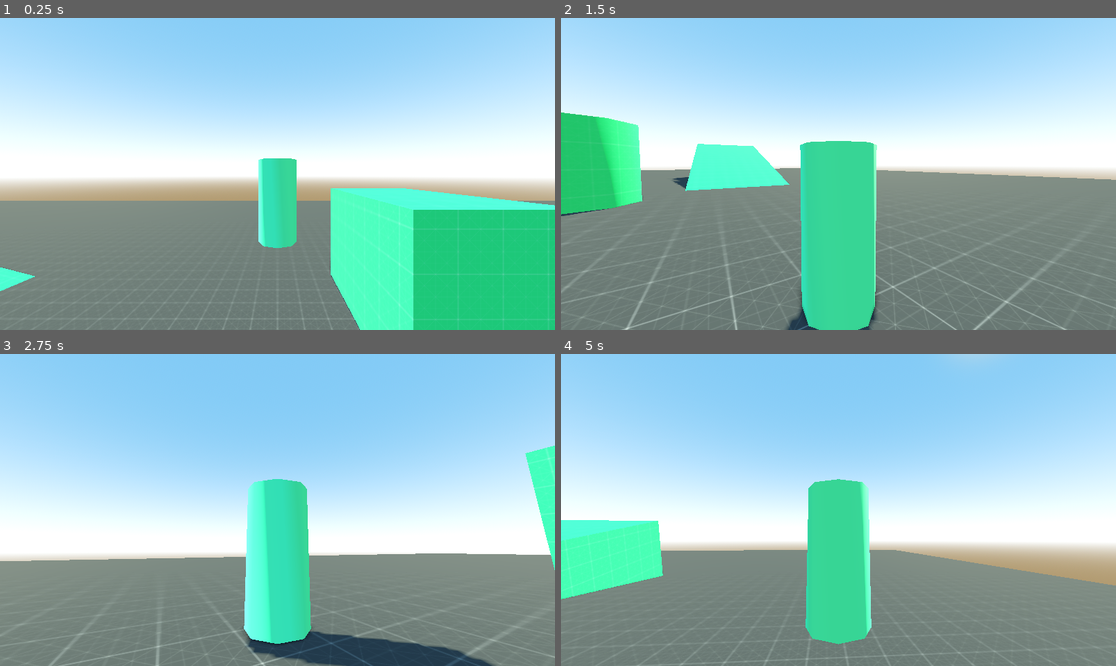
Above: before the commit, frames 1-4 (two rows, left to right).
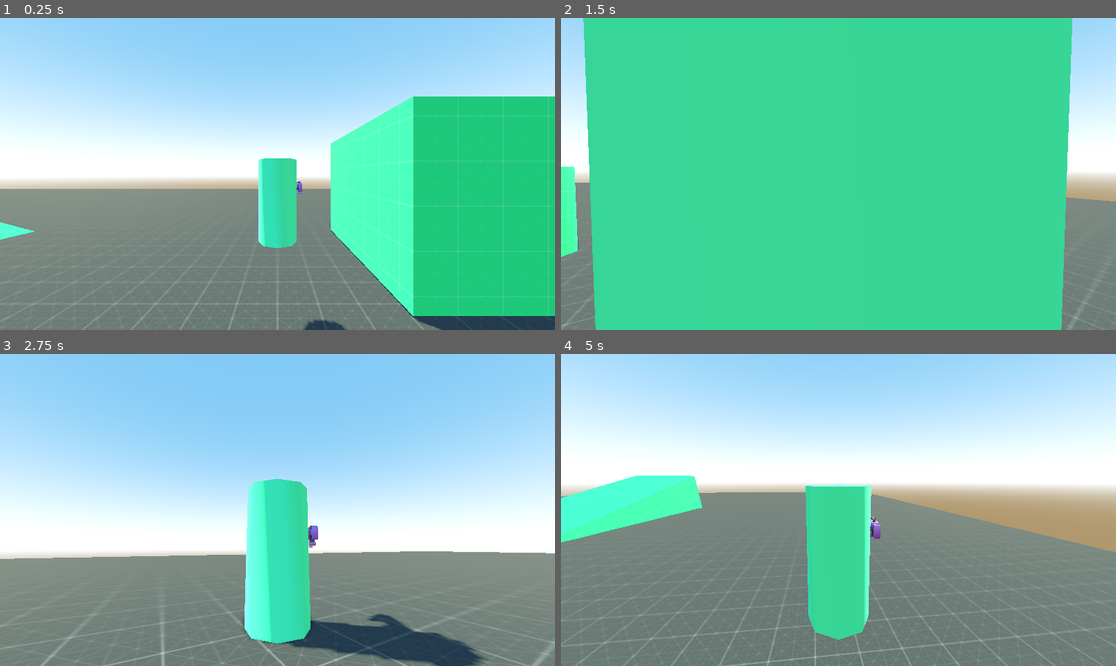
Above: after the commit, the same moments.

Repository: NajeebFarhan/3d-game-controller-godot-practice
Game: Godot game, scene res://scenes/level.tscn
Same seed, same stepped clock (60 frames per second), same inputs: the game is played once before the commit and once after it. Before the commit the project starts from res://level.tscn.
Inputs (mouse positions are in pixels of both pictures, inside the frame that each line leads up to):
- Up to frame 1 (0.25 s): no input
- Up to frame 2 (1.5 s): move the mouse to (866, 174) at 0.52 s; hold Mouse wheel up (zoom_in) 0.53-1.28 s; hold W (move_forward) from 0.53 s (still down); tap Space (jump) at 0.77 s; tap Mouse wheel down (zoom_out) at 0.8, 1.35 s; move the mouse to (810, 174) at 1.27 s
- Up to frame 3 (2.75 s): keep holding W (move_forward); tap Space (jump) at 1.52 s; tap Mouse wheel up (zoom_in) at 1.55 s; move the mouse to (288, 503) at 2.02 s; hold Mouse wheel up (zoom_in) from 2.03 s (still down); tap Mouse wheel down (zoom_out) at 2.3 s
- Up to frame 4 (5 s): keep holding W (move_forward); move the mouse to (832, 516) at 2.77 s; release Mouse wheel up (zoom_in) at 2.78 s; tap Mouse wheel down (zoom_out) at 2.85, 3.8, 4.35 s; tap Space (jump) at 3.02, 3.77, 4.52 s; tap Mouse wheel up (zoom_in) at 3.05, 4.55 s; move the mouse to (877, 513) at 3.52 s; hold Mouse wheel up (zoom_in) 3.53-4.28 s; move the mouse to (794, 506) at 4.27 s

The runs differ from the first frame. In frame 1, 19% of the frame differs, in the area x 0-100%, y 25-100%; in frame 2, 81%, in the area x 0-100%, y 0-100%; in frame 3, 5.3%; in frame 4, 62%.

Commit message:
controller done

Diff:
--- a/controller.gd
+++ b/controller.gd
@@ -8,21 +8,20 @@
 @export var max_zoom = 8
 @export var min_zoom = 3
 
+@onready var camera = $CameraOrigin
+@onready var springarm = $CameraOrigin/SpringArm3D
 
 func view_orientation(x: float, y: float):
-	var camera = $CameraOrigin
 	var strength_x = deg_to_rad(x * sensitivity)
 	var strength_y = deg_to_rad(y * sensitivity)
 
-	rotate_y(strength_x)
-
+	camera.rotate_y(strength_x)
 	camera.rotate_x(strength_y)
 	camera.rotation.x = clamp(camera.rotation.x, -PI/6, PI/6)
+	camera.rotation.z = 0
 
 
 func zoom(zoom_in_strength: float, zoom_out_strength: float):
-	var springarm = $CameraOrigin/SpringArm3D
-
 	springarm.spring_length -= zoom_sensitivity * zoom_in_strength
 	springarm.spring_length += zoom_sensitivity * zoom_out_strength
 
@@ -82,13 +81,18 @@
 
 	jump()
 
-	var direction = transform.basis * Vector3(
-		input_vector.x, 0, input_vector.y
-	).normalized()
+	var input_dir = Vector3(input_vector.x, 0, input_vector.y)
 
-	if direction and is_on_floor():
-		velocity.x = direction.x * speed
-		velocity.z = direction.z * speed
+	var cam_basis = camera.global_basis
+
+	var move_dir = cam_basis * input_dir
+	move_dir.y = 0
+
+	if move_dir and is_on_floor():
+		$Shape.rotation.y = -atan2(move_dir.x, -move_dir.z)
+
+		velocity.x = move_dir.x * speed
+		velocity.z = move_dir.z * speed
 	elif is_on_floor():
 		velocity.x = move_toward(velocity.x, 0, speed)
 		velocity.z = move_toward(velocity.z, 0, speed)
--- /dev/null
+++ b/scenes/gun.tscn
@@ -0,0 +1,7 @@
+[gd_scene format=3 uid="uid://bjm0hbcnli33h"]
+
+[ext_resource type="PackedScene" uid="uid://botdvkn88uh76" path="res://GLB format/blaster-d.glb" id="1_x77fm"]
+
+[node name="Gun" type="Node3D" unique_id=1027060284]
+
+[node name="blaster-d2" parent="." unique_id=1701877467 instance=ExtResource("1_x77fm")]
--- a/level.tscn
+++ b/scenes/level.tscn
@@ -1,8 +1,8 @@
 [gd_scene format=3 uid="uid://gg8yyqrkvgae"]
 
 [ext_resource type="Texture2D" uid="uid://78pehu0r5g6w" path="res://third_person_controller_assets-main/textures/grids/Dark/texture_04.png" id="1_oi3di"]
-[ext_resource type="Script" uid="uid://cojsv4bdfn3fl" path="res://controller.gd" id="1_u52ul"]
 [ext_resource type="Texture2D" uid="uid://dqgbgrchvfwve" path="res://third_person_controller_assets-main/textures/grids/Green/texture_05.png" id="2_0b4ue"]
+[ext_resource type="PackedScene" uid="uid://dyq6ayrwotai4" path="res://scenes/player.tscn" id="3_w8frs"]
 
 [sub_resource type="ProceduralSkyMaterial" id="ProceduralSkyMaterial_4xowi"]
 sky_top_color = Color(0.3915484, 0.66075337, 0.9182966, 1)
@@ -35,11 +35,6 @@
 [sub_resource type="StandardMaterial3D" id="StandardMaterial3D_km5ld"]
 albedo_texture = ExtResource("2_0b4ue")
 uv1_triplanar = true
-
-[sub_resource type="StandardMaterial3D" id="StandardMaterial3D_a202f"]
-albedo_color = Color(0.21960784, 0.95686275, 0.6666667, 1)
-
-[sub_resource type="CapsuleShape3D" id="CapsuleShape3D_4xowi"]
 
 [node name="Level" type="Node3D" unique_id=6446319]
 
@@ -77,24 +72,5 @@
 use_collision = true
 size = Vector3(17.613281, 5, 7)
 
-[node name="CharacterBody3D" type="CharacterBody3D" parent="." unique_id=1598178332]
-transform = Transform3D(1, 0, 0, 0, 1, 0, 0, 0, 1, 0, 5.782106, 0)
-script = ExtResource("1_u52ul")
-speed = 8.0
-metadata/_edit_group_ = true
-
-[node name="CSGCylinder3D" type="CSGCylinder3D" parent="CharacterBody3D" unique_id=851244680]
-radius = 0.46191406
-height = 2.0107422
-material = SubResource("StandardMaterial3D_a202f")
-
-[node name="CollisionShape3D" type="CollisionShape3D" parent="CharacterBody3D" unique_id=1854731130]
-shape = SubResource("CapsuleShape3D_4xowi")
-
-[node name="CameraOrigin" type="Node3D" parent="CharacterBody3D" unique_id=74638379]
-
-[node name="SpringArm3D" type="SpringArm3D" parent="CharacterBody3D/CameraOrigin" unique_id=1748742323]
-transform = Transform3D(1, 0, 0, 0, 1, 0, 0, 0, 1, 0, 0.6539111, 0)
-spring_length = 5.0
-
-[node name="Camera3D" type="Camera3D" parent="CharacterBody3D/CameraOrigin/SpringArm3D" unique_id=1668938078]
+[node name="Player" parent="." unique_id=476004456 instance=ExtResource("3_w8frs")]
+transform = Transform3D(1, 0, 0, 0, 1, 0, 0, 0, 1, 0, 3.2758522, 0)
--- /dev/null
+++ b/scenes/player.tscn
@@ -0,0 +1,35 @@
+[gd_scene format=3 uid="uid://dyq6ayrwotai4"]
+
+[ext_resource type="Script" uid="uid://cojsv4bdfn3fl" path="res://controller.gd" id="1_4flbx"]
+[ext_resource type="PackedScene" uid="uid://bjm0hbcnli33h" path="res://scenes/gun.tscn" id="2_g2els"]
+
+[sub_resource type="CapsuleShape3D" id="CapsuleShape3D_4xowi"]
+
+[sub_resource type="StandardMaterial3D" id="StandardMaterial3D_a202f"]
+albedo_color = Color(0.21960784, 0.95686275, 0.6666667, 1)
+
+[node name="Player" type="CharacterBody3D" unique_id=476004456]
+script = ExtResource("1_4flbx")
+speed = 8.0
+metadata/_edit_group_ = true
+
+[node name="CollisionShape3D" type="CollisionShape3D" parent="." unique_id=1428040731]
+shape = SubResource("CapsuleShape3D_4xowi")
+
+[node name="CameraOrigin" type="Node3D" parent="." unique_id=1544469512]
+
+[node name="SpringArm3D" type="SpringArm3D" parent="CameraOrigin" unique_id=1426557757]
+transform = Transform3D(1, 0, 0, 0, 1, 0, 0, 0, 1, 0, 0.6539111, 0)
+spring_length = 5.0
+
+[node name="Camera3D" type="Camera3D" parent="CameraOrigin/SpringArm3D" unique_id=300356420]
+
+[node name="Shape" type="Node3D" parent="." unique_id=793244152]
+
+[node name="CSGCylinder3D" type="CSGCylinder3D" parent="Shape" unique_id=713335916]
+radius = 0.46191406
+height = 2.0107422
+material = SubResource("StandardMaterial3D_a202f")
+
+[node name="Gun" parent="Shape" unique_id=1027060284 instance=ExtResource("2_g2els")]
+transform = Transform3D(1, 0, 0, 0, 1, 0, 0, 0, 1, 0.5763225, 0.2755432, -0.51566494)
Binary file added: GLB format/Textures/colormap.png
Not shown, added: GLB format/Textures/colormap.png.import
Binary file added: GLB format/blaster-a.glb
Not shown, added: GLB format/blaster-a.glb.import
Binary file added: GLB format/blaster-b.glb
Not shown, added: GLB format/blaster-b.glb.import
Binary file added: GLB format/blaster-c.glb
Not shown, added: GLB format/blaster-c.glb.import
Binary file added: GLB format/blaster-d.glb
Not shown, added: GLB format/blaster-d.glb.import
Binary file added: GLB format/blaster-e.glb
Not shown, added: GLB format/blaster-e.glb.import
(and 70 more such lines)
